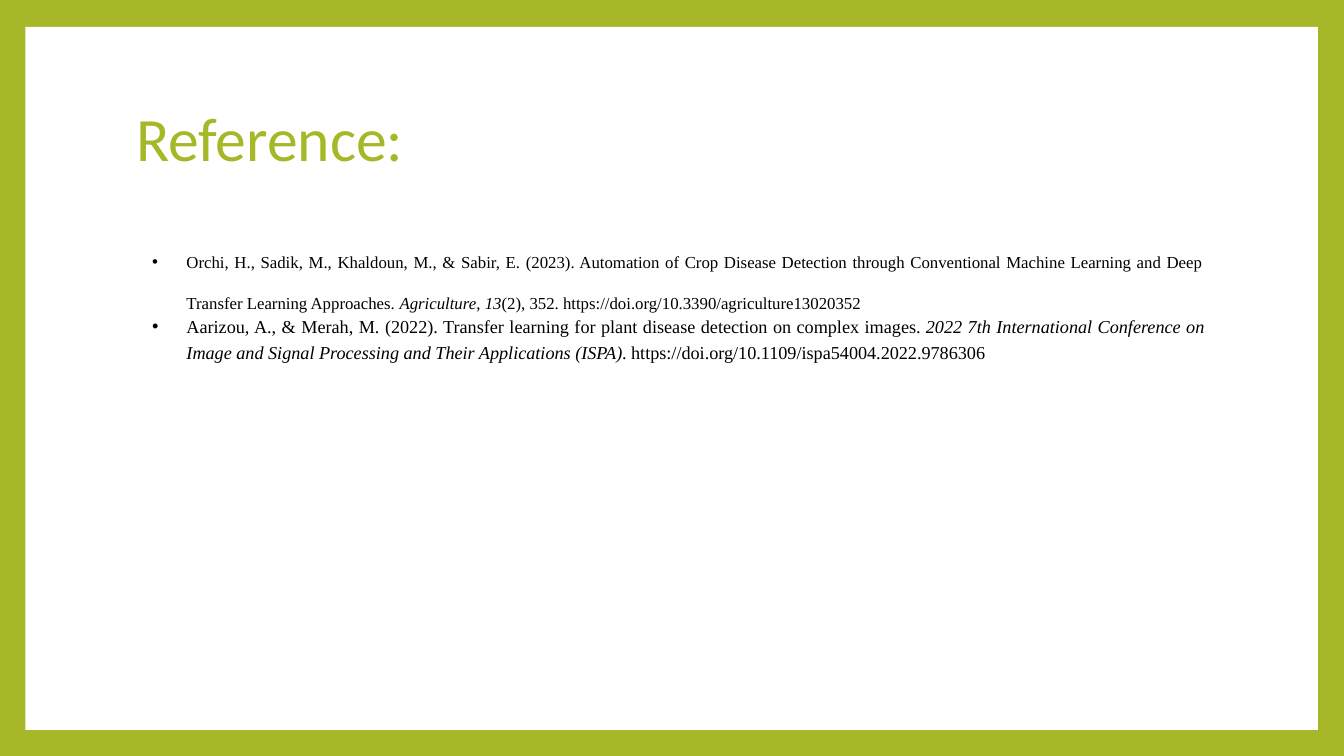
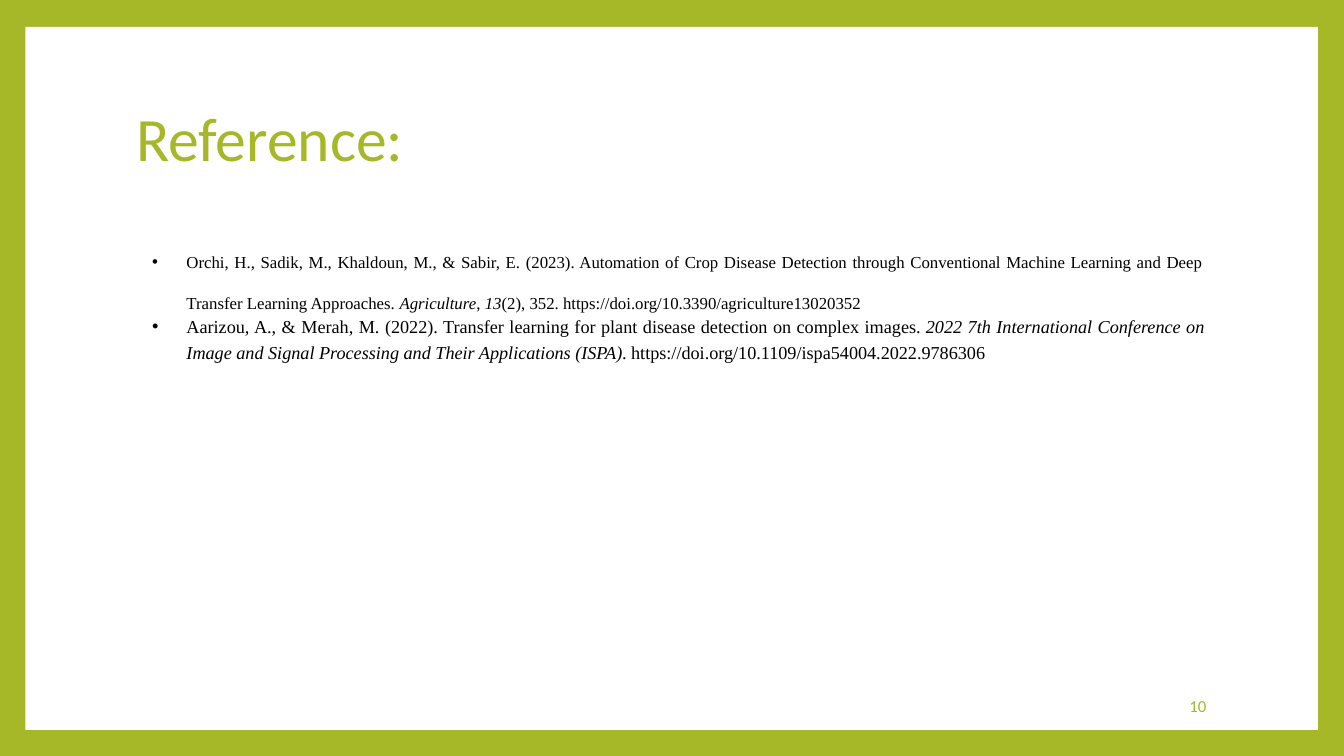
Before and after one commit to mdFuadIslam/cse438, a slide deck: slide 10 of Submission3/Slide.pptx. Drawn at 1344x756 pixels with LibreOffice and Linux fonts; fonts in the diff are those of the drawing. Boxes give left, top, right and bottom in pixels: in the first picture for what was removed or moved away, otherwise in the second. Text is boxed around its words. In the diff, an @@ line names an element or a change of style, - is before the commit and + after.

```diff
--- a/Submission3/Slide.pptx
+++ b/Submission3/Slide.pptx
@@ page number added at box(1189, 701, 1206, 712), 12 pt, text #A6B727 @@
+10
```
Also in this commit, not shown: 9 other slides changed, 4 other files.
